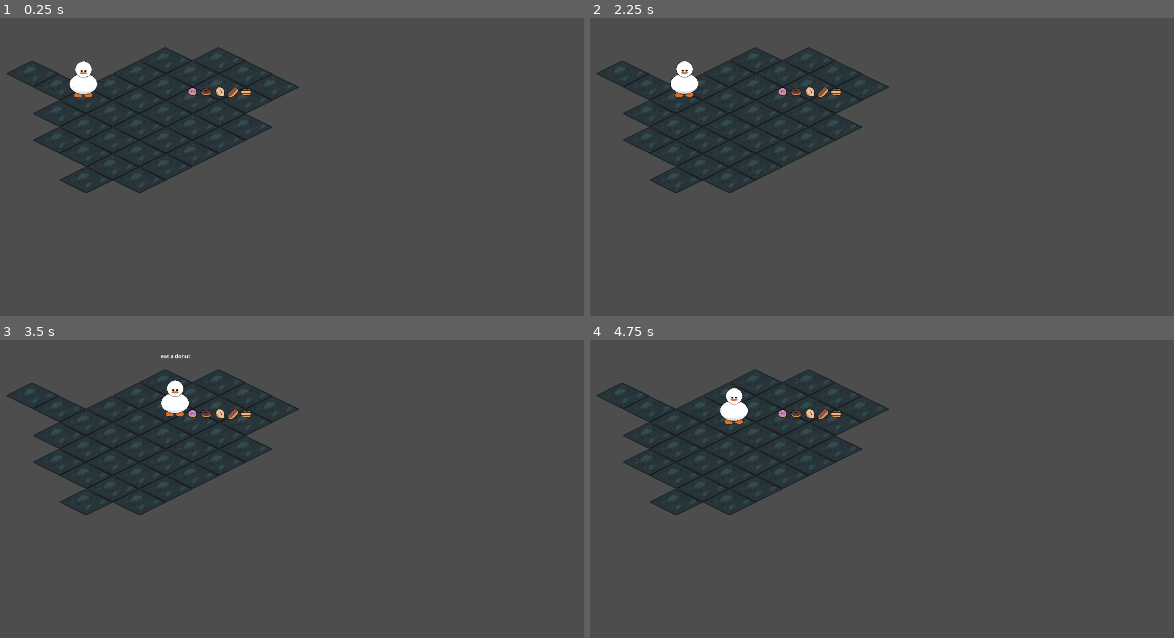
Above: before the commit, frames 1-4 (two rows, left to right).
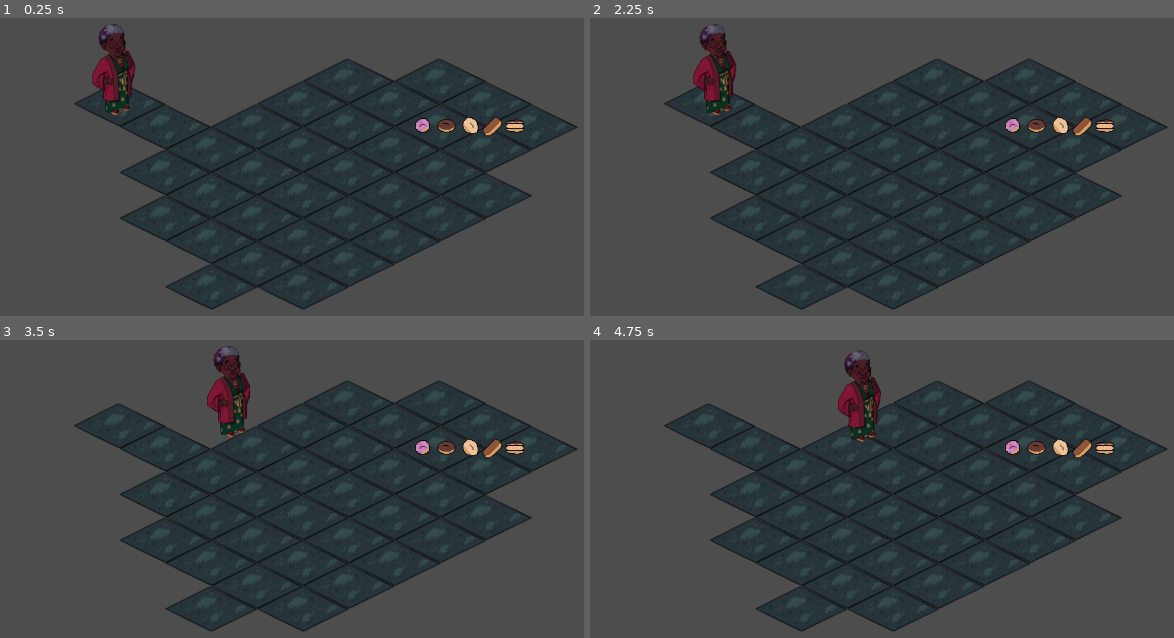
Above: after the commit, the same moments.

Repository: Ecanus/nopressure-solarpunk
Game: Godot game, scene res://world.tscn
The game is run twice, just before and just after one commit, with the same random seed, the same clock (stepped at 60 frames per second) and the same inputs. Before the commit the project has no main scene; this scene is started directly in both runs.
Inputs (mouse positions are in pixels of both pictures, inside the frame that each line leads up to):
- Up to frame 1 (0.25 s): no input
- Up to frame 2 (2.25 s): tap Enter at 0.5, 2 s; move the mouse to (1080, 146) at 0.52 s; hold Right mouse button (interact) 0.53-1.28 s; tap Space at 1.25 s; move the mouse to (747, 190) at 1.27 s; right-click (747, 190) at 1.35 s; move the mouse to (987, 68) at 2.02 s; hold Right mouse button (interact) from 2.03 s (still down); click (987, 68) at 2.1 s
- Up to frame 3 (3.5 s): move the mouse to (274, 581) at 2.77 s; release Right mouse button (interact) at 2.78 s; right-click (274, 581) at 2.85 s
- Up to frame 4 (4.75 s): move the mouse to (1144, 557) at 3.52 s; hold Right mouse button (interact) 3.53-4.28 s; move the mouse to (665, 423) at 4.27 s; click (665, 423) at 4.35 s; right-click (665, 423) at 4.55 s

The runs differ from the first frame. In frame 1, 46% of the frame differs, in the area x 1-99%, y 2-98%; in frame 2, 46%; in frame 3, 45%; in frame 4, 46%.

Commit message:
Added mainchar and single interaction animation

Diff:
--- a/donuts.gd
+++ b/donuts.gd
@@ -4,6 +4,7 @@
 
 @onready var interactable: Area2D = $Interactable
 @onready var lildonuts: Sprite2D = $Lildonuts
+@onready var animated_sprite_2d: AnimatedSprite2D = $"../Player/AnimatedSprite2D"
 
 
 func _ready() -> void:
@@ -14,4 +15,5 @@
 	if lildonuts.frame == 0:
 		lildonuts.frame = 1
 		interactable.is_interactable = false
+		animated_sprite_2d.play("wave")
 		print("the player ate a donut")
--- a/interacting_component.gd
+++ b/interacting_component.gd
@@ -16,6 +16,7 @@
 			await current_interactions[0].interact.call()
 
 			can_interact = true
+			$"../AnimatedSprite2D".play("default")
 
 func _process(_delta: float) -> void:
 	if current_interactions and can_interact:
@@ -23,6 +24,7 @@
 		if current_interactions[0].is_interactable:
 			interact_label.text = current_interactions[0].interact_name
 			interact_label.show()
+			$"../AnimatedSprite2D".play("think")
 	else:
 		interact_label.hide()
 
--- a/player.tscn
+++ b/player.tscn
@@ -1,21 +1,56 @@
-[gd_scene load_steps=5 format=3 uid="uid://cam36v080rgyo"]
+[gd_scene load_steps=8 format=3 uid="uid://cam36v080rgyo"]
 
 [ext_resource type="Script" uid="uid://5tq5nslt21gh" path="res://player.gd" id="1_4flbx"]
-[ext_resource type="Texture2D" uid="uid://c0ypmygd1cug7" path="res://lilduck.png" id="2_onrkg"]
+[ext_resource type="Texture2D" uid="uid://ctgmtuh37kogd" path="res://mainchar_default_128.png" id="2_i3pqv"]
 [ext_resource type="PackedScene" uid="uid://bjhyduhncl185" path="res://interacting_component.tscn" id="3_i3pqv"]
+[ext_resource type="Texture2D" uid="uid://di8ci1sxnjq1u" path="res://mainchar_think_128.png" id="4_sweqy"]
+[ext_resource type="Texture2D" uid="uid://i7qr633x7baf" path="res://mainchar_wave_128.png" id="5_2hs0m"]
 
 [sub_resource type="RectangleShape2D" id="RectangleShape2D_i3pqv"]
 size = Vector2(88, 144)
+
+[sub_resource type="SpriteFrames" id="SpriteFrames_sweqy"]
+animations = [{
+"frames": [{
+"duration": 1.0,
+"texture": ExtResource("2_i3pqv")
+}],
+"loop": true,
+"name": &"default",
+"speed": 5.0
+}, {
+"frames": [{
+"duration": 1.0,
+"texture": ExtResource("4_sweqy")
+}],
+"loop": true,
+"name": &"think",
+"speed": 5.0
+}, {
+"frames": [{
+"duration": 1.0,
+"texture": ExtResource("5_2hs0m")
+}],
+"loop": true,
+"name": &"wave",
+"speed": 5.0
+}]
 
 [node name="Player" type="CharacterBody2D"]
 motion_mode = 1
 script = ExtResource("1_4flbx")
 
 [node name="Sprite2D" type="Sprite2D" parent="."]
-texture = ExtResource("2_onrkg")
+texture_filter = 1
+texture = ExtResource("2_i3pqv")
 
 [node name="CollisionShape2D" type="CollisionShape2D" parent="."]
 position = Vector2(-2, 0)
 shape = SubResource("RectangleShape2D_i3pqv")
 
 [node name="InteractingComponent" parent="." instance=ExtResource("3_i3pqv")]
+
+[node name="AnimatedSprite2D" type="AnimatedSprite2D" parent="."]
+sprite_frames = SubResource("SpriteFrames_sweqy")
+animation = &"think"
+autoplay = "default"
--- a/project.godot
+++ b/project.godot
@@ -12,6 +12,7 @@
 
 config/name="nopressure_solarpunk"
 config/tags=PackedStringArray("2d", "official")
+run/main_scene="uid://da4brh2plfdgs"
 config/features=PackedStringArray("4.4", "GL Compatibility")
 config/icon="res://icon.svg"
 
--- a/world.tscn
+++ b/world.tscn
@@ -7,12 +7,14 @@
 [node name="Node2D" type="Node2D"]
 
 [node name="floor" parent="." instance=ExtResource("1_fj7yv")]
-position = Vector2(537, 568)
+position = Vector2(930, 825)
+scale = Vector2(1.72, 1.72)
 tile_map_data = PackedByteArray("AAD9/wAAAgAAAAAAAAD9////AgAAAAAAAAD9//7/AgAAAAAAAAD9//3/AgAAAAAAAAD+//3/AgAAAAAAAAD+// …(464 unchanged characters)…
 
 [node name="Player" parent="." instance=ExtResource("2_tlwt5")]
-position = Vector2(404, 326)
-scale = Vector2(0.535, 0.535)
+position = Vector2(475, 302)
+scale = Vector2(1.72, 1.72)
 
 [node name="donuts" parent="." instance=ExtResource("3_tlwt5")]
-position = Vector2(729, 356)
+position = Vector2(1329, 438)
+scale = Vector2(1.72, 1.72)
Binary file added: mainchar_default_128.png
Not shown, added: mainchar_default_128.png.import
Binary file added: mainchar_think_128.png
Not shown, added: mainchar_think_128.png.import
Binary file added: mainchar_wave_128.png
Not shown, added: mainchar_wave_128.png.import
